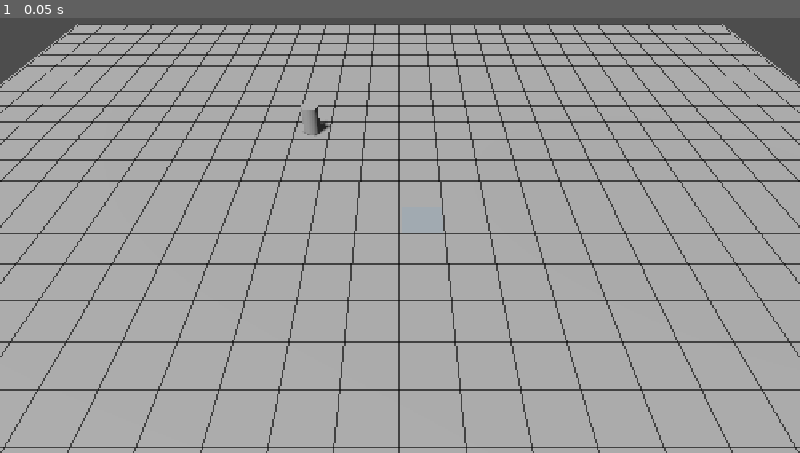
Above: before the commit, frame 1.
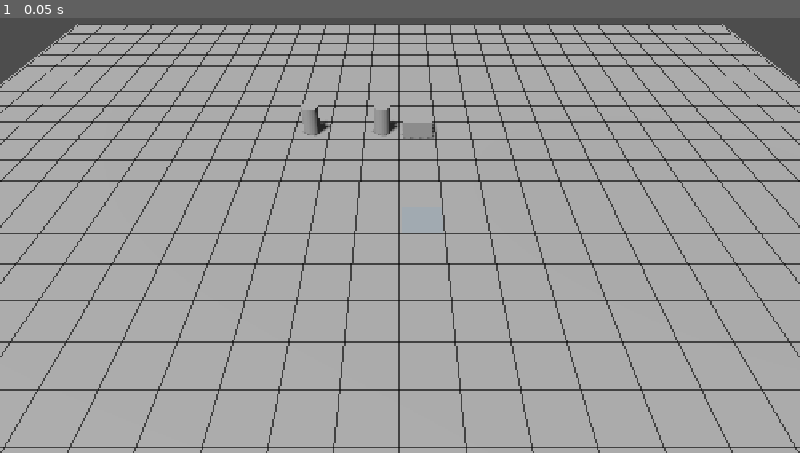
Above: after the commit, the same moment.

Repository: wchichura-maker/Kashmir
Game: Godot game, scene res://scenes/game.tscn
Two runs of this game, one before a commit and one after it. Both use one fixed random seed, a clock stepped at 60 frames per second and the inputs below.
Inputs:
- Up to frame 1 (0.05 s): no input

The runs differ from the first frame. In frame 1, 0.3% of the frame differs, in the area x 46-55%, y 20-28%.

Commit message:
feat: add character occupancy and pathfinding rules

Diff:
--- a/entities/character.gd
+++ b/entities/character.gd
@@ -3,6 +3,10 @@
 
 @export_category("Grid")
 @export var grid_position: Vector2i = Vector2i(13, 13)
+@export_category("Combat")
+@export_enum("Ally", "Enemy") var faction: String = "Ally"
+@export var is_alive: bool = true
+@export var is_helpless: bool = false
 
 @export_category("Movement")
 @export var move_step_duration: float = 0.12
@@ -37,6 +41,11 @@
 	world_position = grid_system.grid_to_world(grid_position)
 	global_position = world_position
 
+	grid_system.set_cell_occupied(
+		grid_position,
+		self
+	)
+
 
 func move_along_path(path: Array[Vector2i]) -> void:
 	if is_moving:
@@ -63,6 +72,10 @@
 	# Posição visual atual do personagem.
 	var start_world := global_position
 
+	var previous_cell := grid_position
+
+	grid_system.clear_cell_occupied(previous_cell)
+
 	# Destino lógico.
 	var destination_cell: Vector2i = path[path.size() - 1]
 	var destination_world := grid_system.grid_to_world(destination_cell)
@@ -70,6 +83,11 @@
 	# A posição lógica passa imediatamente a ser o destino.
 	grid_position = destination_cell
 	world_position = destination_world
+
+	grid_system.set_cell_occupied(
+		grid_position,
+		self
+	)
 
 	# O corpo lógico fica no destino.
 	global_position = destination_world
--- /dev/null
+++ b/entities/obstacle.gd
@@ -0,0 +1,34 @@
+extends Node3D
+class_name ObstacleEntity
+
+@export var grid_position: Vector2i = Vector2i(13, 8)
+
+
+func _ready() -> void:
+	call_deferred("_register_obstacle")
+
+
+func _register_obstacle() -> void:
+	var grid_system := get_tree().get_first_node_in_group(
+		"grid_system"
+	) as GridSystem
+
+	if grid_system == null:
+		push_error("ObstacleEntity: GridSystem not found.")
+		return
+
+	if not grid_system.is_inside_grid(grid_position):
+		push_error(
+			"ObstacleEntity: grid position is outside grid: "
+			+ str(grid_position)
+		)
+		return
+
+	grid_system.set_cell_blocked(grid_position, true)
+
+	global_position = grid_system.grid_to_world(grid_position)
+
+	print(
+		"ObstacleEntity: célula bloqueada = ",
+		grid_position
+	)
--- a/scenes/game.tscn
+++ b/scenes/game.tscn
@@ -2,6 +2,7 @@
 
 [ext_resource type="Script" uid="uid://o0vdjmyppycu" path="res://systems/grid_system.gd" id="1_uwrxv"]
 [ext_resource type="Script" uid="uid://cs8qksv2gs67s" path="res://entities/character.gd" id="2_yqjtg"]
+[ext_resource type="Script" uid="uid://sb62byt4cj5g" path="res://entities/obstacle.gd" id="3_iywne"]
 [ext_resource type="Script" uid="uid://6h6nvuunqf3" path="res://systems/select_system.gd" id="3_lnu2h"]
 [ext_resource type="Script" uid="uid://b0jdfaov2f1ji" path="res://systems/movement_system.gd" id="4_lbhrr"]
 
@@ -21,6 +22,9 @@
 [sub_resource type="CylinderShape3D" id="CylinderShape3D_usrgj"]
 height = 1.25
 radius = 0.45
+
+[sub_resource type="BoxMesh" id="BoxMesh_usrgj"]
+size = Vector3(1.2, 1.5, 1.2)
 
 [node name="Game" type="Node3D" unique_id=1375293261]
 
@@ -66,11 +70,31 @@
 transform = Transform3D(1, 0, 0, 0, 1, 0, 0, 0, 1, 0, -0.625, 0)
 shape = SubResource("CylinderShape3D_usrgj")
 
+[node name="Enemy" type="Node3D" parent="World/Characters" unique_id=1598990953]
+script = ExtResource("2_yqjtg")
+grid_position = Vector2i(12, 8)
+faction = "Enemy"
+
+[node name="Visual" type="MeshInstance3D" parent="World/Characters/Enemy" unique_id=468852842]
+transform = Transform3D(1, 0, 0, 0, 1, 0, 0, 0, 1, 0, 0.6, 0)
+mesh = SubResource("CylinderMesh_usrgj")
+
+[node name="HitArea" type="Area3D" parent="World/Characters/Enemy" unique_id=565948662]
+transform = Transform3D(1, 0, 0, 0, 1, 0, 0, 0, 1, 0, 0.625, 0)
+
+[node name="CollisionShape3D" type="CollisionShape3D" parent="World/Characters/Enemy/HitArea" unique_id=806324354]
+transform = Transform3D(1, 0, 0, 0, 1, 0, 0, 0, 1, 0, -0.625, 0)
+shape = SubResource("CylinderShape3D_usrgj")
+
 [node name="Interactables" type="Node3D" parent="World" unique_id=1637648532]
 
 [node name="Grid" type="Node3D" parent="World" unique_id=800707956]
 transform = Transform3D(1, 0, 0, 0, 1, 0, 0, 0, 1, -19.812, 0, -19.812)
 script = ExtResource("1_uwrxv")
+
+[node name="TestObstacle" type="MeshInstance3D" parent="World/Grid" unique_id=2006926734]
+mesh = SubResource("BoxMesh_usrgj")
+script = ExtResource("3_iywne")
 
 [node name="CameraRig" type="Node3D" parent="." unique_id=2025753590]
 
--- a/systems/grid_system.gd
+++ b/systems/grid_system.gd
@@ -1,9 +1,7 @@
 extends Node3D
 class_name GridSystem
 
-
 const CELL_SIZE: float = 1.524
-
 
 @export_category("Grid")
 @export var grid_width: int = 26
@@ -13,12 +11,12 @@
 @export var line_height: float = 0.015
 @export var show_grid: bool = true
 
-
 var selected_cell: Vector2i = Vector2i(-1, -1)
 var selection_visual: MeshInstance3D
-
 var hovered_cell: Vector2i = Vector2i(-1, -1)
 var hover_visual: MeshInstance3D
+var blocked_cells: Dictionary = {}
+var occupied_cells: Dictionary = {}
 
 func _ready() -> void:
 	add_to_group("grid_system")
@@ -36,7 +34,6 @@
 		floori(local_position.x / CELL_SIZE),
 		floori(local_position.z / CELL_SIZE)
 	)
-
 
 func grid_to_world(grid_position: Vector2i) -> Vector3:
 	var local_position := Vector3(
@@ -46,7 +43,6 @@
 	)
 
 	return to_global(local_position)
-
 
 func is_inside_grid(grid_position: Vector2i) -> bool:
 	return (
@@ -56,12 +52,10 @@
 		and grid_position.y < grid_height
 	)
 
-
 func select_cell(cell: Vector2i) -> void:
 	selected_cell = cell
 
 	_update_selection_visual()
-
 
 func clear_selection() -> void:
 	selected_cell = Vector2i(-1, -1)
@@ -217,3 +211,56 @@
 	hover_visual.visible = false
 
 	add_child(hover_visual)
+func is_cell_blocked(cell: Vector2i) -> bool:
+	return blocked_cells.has(cell)
+
+
+func set_cell_blocked(cell: Vector2i, blocked: bool = true) -> void:
+	if not is_inside_grid(cell):
+		return
+
+	if blocked:
+		blocked_cells[cell] = true
+	else:
+		blocked_cells.erase(cell)
+
+
+func clear_blocked_cells() -> void:
+	blocked_cells.clear()
+
+
+func can_walk(cell: Vector2i) -> bool:
+	if not is_inside_grid(cell):
+		return false
+
+	if is_cell_blocked(cell):
+		return false
+
+	return true
+
+func is_cell_occupied(cell: Vector2i) -> bool:
+	return occupied_cells.has(cell)
+
+
+func get_character_at_cell(cell: Vector2i) -> CharacterEntity:
+	if not occupied_cells.has(cell):
+		return null
+
+	return occupied_cells[cell] as CharacterEntity
+
+
+func set_cell_occupied(
+	cell: Vector2i,
+	character: CharacterEntity
+) -> void:
+	if not is_inside_grid(cell):
+		return
+
+	if character == null:
+		return
+
+	occupied_cells[cell] = character
+
+
+func clear_cell_occupied(cell: Vector2i) -> void:
+	occupied_cells.erase(cell)
--- a/systems/movement_system.gd
+++ b/systems/movement_system.gd
@@ -4,6 +4,12 @@
 
 const CELL_SIZE: float = 1.524
 
+const DIRECTIONS: Array[Vector2i] = [
+	Vector2i(1, 0),
+	Vector2i(-1, 0),
+	Vector2i(0, 1),
+	Vector2i(0, -1)
+]
 
 @export_category("Movement")
 @export var movement_range_cells: int = 6
@@ -77,29 +83,52 @@
 
 func _update_reachable_cells(origin: Vector2i) -> void:
 	var new_cells: Array[Vector2i] = []
-
-	for x in range(
-		origin.x - movement_range_cells,
-		origin.x + movement_range_cells + 1
-	):
-		for y in range(
-			origin.y - movement_range_cells,
-			origin.y + movement_range_cells + 1
-		):
-			var cell := Vector2i(x, y)
-
-			if not grid_system.is_inside_grid(cell):
-				continue
-
-			var distance: int = abs(cell.x - origin.x) + abs(cell.y - origin.y)
-
-			if distance <= movement_range_cells:
-				new_cells.append(cell)
+	var visited: Dictionary = {}
+	var queue: Array[Vector2i] = []
+
+	queue.append(origin)
+	visited[origin] = 0
+
+	while not queue.is_empty():
+		var current: Vector2i = queue.pop_front()
+		var current_distance: int = visited[current]
+
+		if current_distance > movement_range_cells:
+			continue
+
+		new_cells.append(current)
+
+		for direction in DIRECTIONS:
+			var next_cell: Vector2i = current + direction
+
+			if not grid_system.is_inside_grid(next_cell):
+				continue
+
+			if grid_system.is_cell_blocked(next_cell):
+				continue
+
+			var character := selection_system.selected_character
+
+			if character == null:
+				continue
+
+			if not can_pass_through_cell(next_cell, character):
+				continue
+
+			if visited.has(next_cell):
+				continue
+
+			var next_distance: int = current_distance + 1
+
+			if next_distance > movement_range_cells:
+				continue
+
+			visited[next_cell] = next_distance
+			queue.append(next_cell)
 
 	reachable_cells = new_cells
 
 	_rebuild_reachable_visuals()
-
 
 func _rebuild_reachable_visuals() -> void:
 	_clear_visual_dictionary(reachable_visuals)
@@ -155,6 +184,8 @@
 		hovered_cell
 	)
 
+	if path_cells.is_empty():
+		destination_visual.visible = false
 
 func _build_path(
 	origin: Vector2i,
@@ -162,23 +193,15 @@
 ) -> void:
 	_clear_path()
 
-	var current := origin
-
-	while current.x != destination.x:
-		if current.x < destination.x:
-			current.x += 1
-		else:
-			current.x -= 1
-
-		path_cells.append(current)
-
-	while current.y != destination.y:
-		if current.y < destination.y:
-			current.y += 1
-		else:
-			current.y -= 1
-
-		path_cells.append(current)
+	if origin == destination:
+		return
+
+	var path := _find_path(origin, destination)
+
+	if path.is_empty():
+		return
+
+	path_cells.append_array(path)
 
 	for cell in path_cells:
 		if cell == destination:
@@ -188,10 +211,63 @@
 			Color(0.3, 0.7, 0.9, path_alpha)
 		)
 
-		visual.position = grid_system.grid_to_world(cell) + Vector3(0.0, 0.028, 0.0)
+		visual.position = (
+			grid_system.grid_to_world(cell)
+			+ Vector3(0.0, 0.028, 0.0)
+		)
 
 		path_visuals[cell] = visual
 
+func _find_path(
+	origin: Vector2i,
+	destination: Vector2i
+) -> Array[Vector2i]:
+	var queue: Array[Vector2i] = []
+	var came_from: Dictionary = {}
+	var visited: Dictionary = {}
+
+	var character := selection_system.selected_character
+
+	if character == null:
+		return []
+
+	queue.append(origin)
+	visited[origin] = true
+	came_from[origin] = origin
+
+	while not queue.is_empty():
+		var current: Vector2i = queue.pop_front()
+
+		if current == destination:
+			break
+
+		for direction in DIRECTIONS:
+			var next_cell: Vector2i = current + direction
+
+			if not grid_system.is_inside_grid(next_cell):
+				continue
+
+			if visited.has(next_cell):
+				continue
+
+			if not can_pass_through_cell(next_cell, character):
+				continue
+
+			visited[next_cell] = true
+			came_from[next_cell] = current
+			queue.append(next_cell)
+
+	if not visited.has(destination):
+		return []
+
+	var path: Array[Vector2i] = []
+	var current: Vector2i = destination
+
+	while current != origin:
+		path.push_front(current)
+		current = came_from[current]
+
+	return path
 
 func _create_destination_visual() -> void:
 	destination_visual = _create_cell_visual(
@@ -267,6 +343,12 @@
 	if not grid_system.is_inside_grid(cell):
 		return false
 
+	if grid_system.is_cell_blocked(cell):
+		return false
+
+	if not can_end_movement_on_cell(cell, character):
+		return false
+
 	if not reachable_cells.has(cell):
 		return false
 
@@ -289,3 +371,70 @@
 	character.move_along_path(move_path)
 
 	return true
+
+func can_pass_through_cell(
+	cell: Vector2i,
+	moving_character: CharacterEntity
+) -> bool:
+	if not grid_system.is_inside_grid(cell):
+		return false
+
+	if grid_system.is_cell_blocked(cell):
+		return false
+
+	if not grid_system.is_cell_occupied(cell):
+		return true
+
+	var occupant := grid_system.get_character_at_cell(cell)
+
+	if occupant == null:
+		return true
+
+	if occupant == moving_character:
+		return true
+
+	# Um aliado pode ser atravessado.
+	if occupant.faction == moving_character.faction:
+		return true
+
+	# Um inimigo vivo normalmente não pode ser atravessado.
+	if occupant.is_alive and not occupant.is_helpless:
+		return false
+
+	# Um inimigo indefeso pode ser atravessado.
+	if occupant.is_helpless:
+		return true
+
+	# Cadáver não é tratado como criatura viva.
+	if not occupant.is_alive:
+		return true
+
+	return false
+
+func can_end_movement_on_cell(
+	cell: Vector2i,
+	moving_character: CharacterEntity
+) -> bool:
+	if not grid_system.is_inside_grid(cell):
+		return false
+
+	if grid_system.is_cell_blocked(cell):
+		return false
+
+	if not grid_system.is_cell_occupied(cell):
+		return true
+
+	var occupant := grid_system.get_character_at_cell(cell)
+
+	if occupant == null:
+		return true
+
+	if occupant == moving_character:
+		return false
+
+	# Pela regra básica, não terminamos no mesmo espaço
+	# que outra criatura, salvo se ela estiver helpless.
+	if occupant.is_helpless:
+		return true
+
+	return false
--- a/systems/select_system.gd
+++ b/systems/select_system.gd
@@ -83,7 +83,7 @@
 			get_viewport().set_input_as_handled()
 			return
 
-		var movement_system := get_tree().get_first_node_in_group(
+		var movement_system: MovementSystem = get_tree().get_first_node_in_group(
 			"movement_system"
 		) as MovementSystem
 
Not shown, added: entities/obstacle.gd.uid
